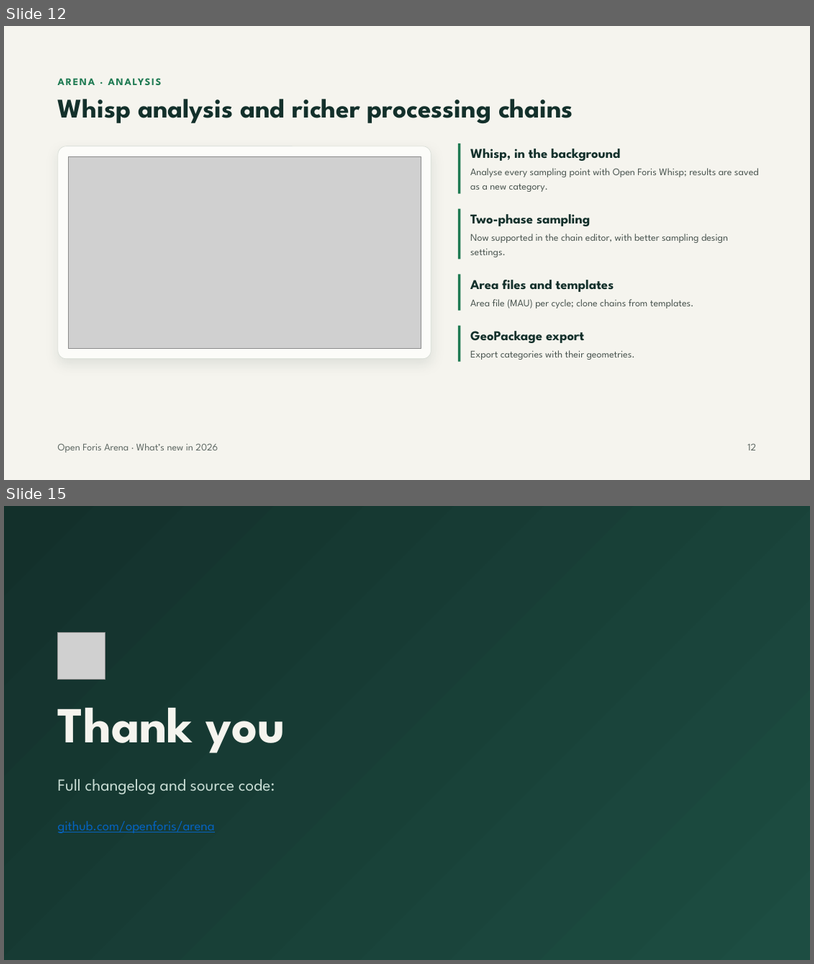
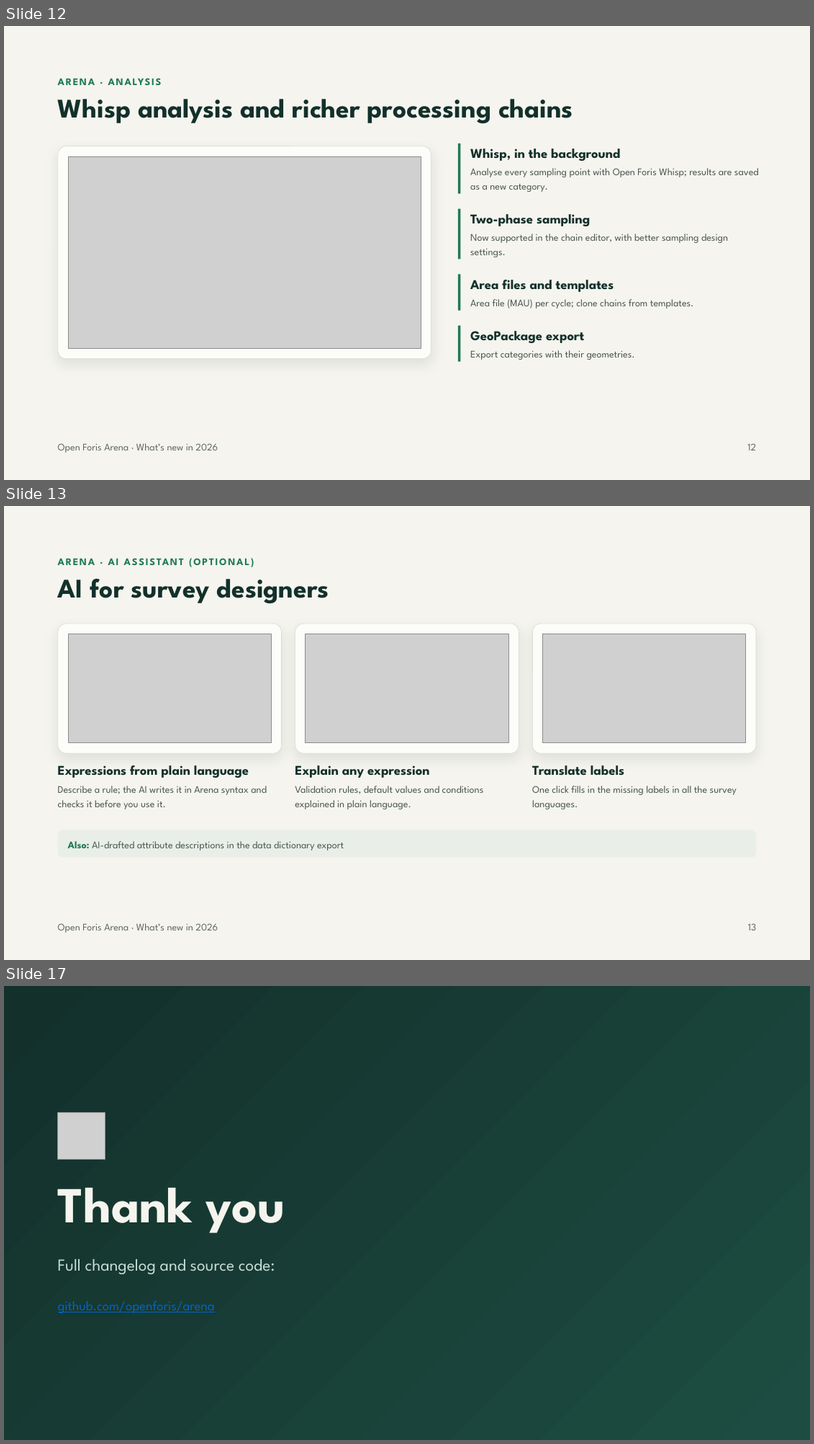
Before and after one commit to openforis/arena, a slide deck: doc/whats-new-2026/arena-whats-new-2026.pptx. Shown one above the other, each under a label of ours: slides 12 and 15 before the commit, slides 12, 13 and 17 after it; the slides between them are not shown. The pictures are 814x964 and 814x1444 pixels, drawn with LibreOffice and Linux fonts; fonts in the diff are those of the drawing; grey boxes stand for pictures. Boxes give left, top, right and bottom in pixels: in the first picture for what was removed or moved away, otherwise in the second. Text is boxed around its words. In the diff, an @@ line names an element or a change of style, - is before the commit and + after.

Commit message:
Docs: AI features in the "What's new in 2026" presentation (#4635)
Two new slides on the AI assistant (expressions, label translation,
Data Explorer queries, help chatbot, AI settings), with the screenshots
taken on a local server.

```diff
--- a/doc/whats-new-2026/arena-whats-new-2026.pptx
+++ b/doc/whats-new-2026/arena-whats-new-2026.pptx
@@ slide 13 added at box(4, 506, 810, 960), background #F5F4EE @@
@@ text added at box(58, 554, 778, 569), 12 pt, text #1E7A52, bold @@
+ARENA · AI ASSISTANT (OPTIONAL)
@@ title added at box(58, 579, 329, 604), 32 pt, text #13302B, bold @@
+AI for survey designers
@@ rounded rectangle added at box(58, 623, 282, 753), fill #FCFCF9, outline #D6DCD4 0.5 pt @@
@@ picture added at box(68, 633, 271, 743) @@
@@ rounded rectangle added at box(296, 623, 520, 753), fill #FCFCF9, outline #D6DCD4 0.5 pt @@
@@ picture added at box(306, 633, 509, 743) @@
@@ rounded rectangle added at box(532, 623, 756, 753), fill #FCFCF9, outline #D6DCD4 0.5 pt @@
@@ picture added at box(543, 633, 746, 743) @@
@@ text added at box(58, 765, 249, 777), 16 pt, text #13302B, bold @@
+Expressions from plain language
@@ text added at box(58, 785, 267, 809), 12 pt, text #4A5550 @@
+Describe a rule; the AI writes it in Arena syntax and checks it before you use it.
@@ text added at box(295, 765, 430, 777), 16 pt, text #13302B, bold @@
+Explain any expression
@@ text added at box(295, 785, 484, 809), 12 pt, text #4A5550 @@
+Validation rules, default values and conditions explained in plain language.
@@ text added at box(532, 765, 625, 775), 16 pt, text #13302B, bold @@
+Translate labels
@@ text added at box(532, 785, 737, 809), 12 pt, text #4A5550 @@
+One click fills in the missing labels in all the survey languages.
@@ rounded rectangle added at box(58, 830, 757, 857), fill #E9EEE8, 12 pt, text #4A5550 @@
+Also: AI-drafted attribute descriptions in the data dictionary export
@@ text added at box(58, 923, 218, 932), 12 pt, text #5E6863 @@
+Open Foris Arena · What’s new in 2026
@@ text added at box(748, 923, 756, 930), 12 pt, text #5E6863 @@
+13
@@ what was slide 15 is now slide 17 @@
```
Also in this commit, not shown: 3 slides changed, 1 other slide added, 8 other files.
